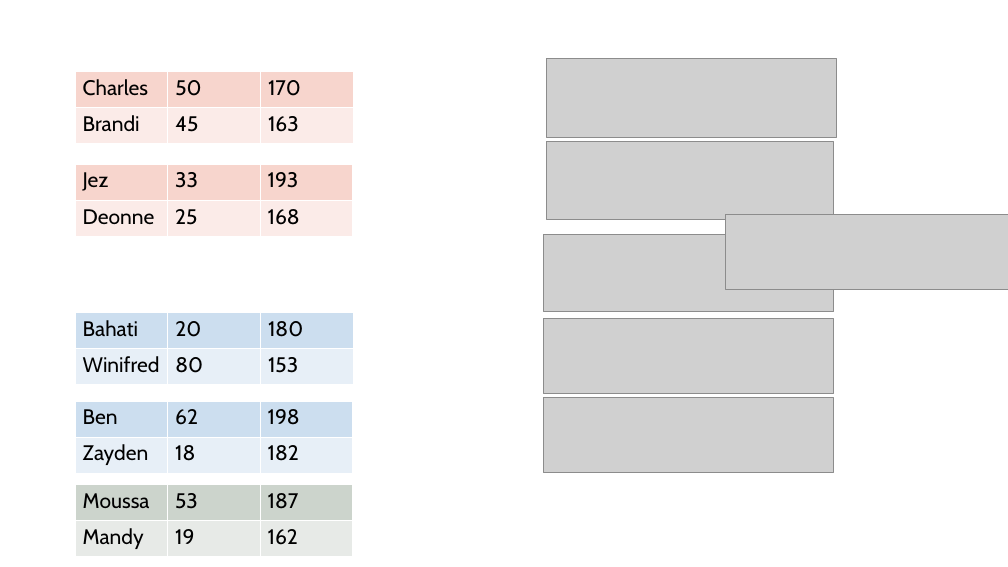
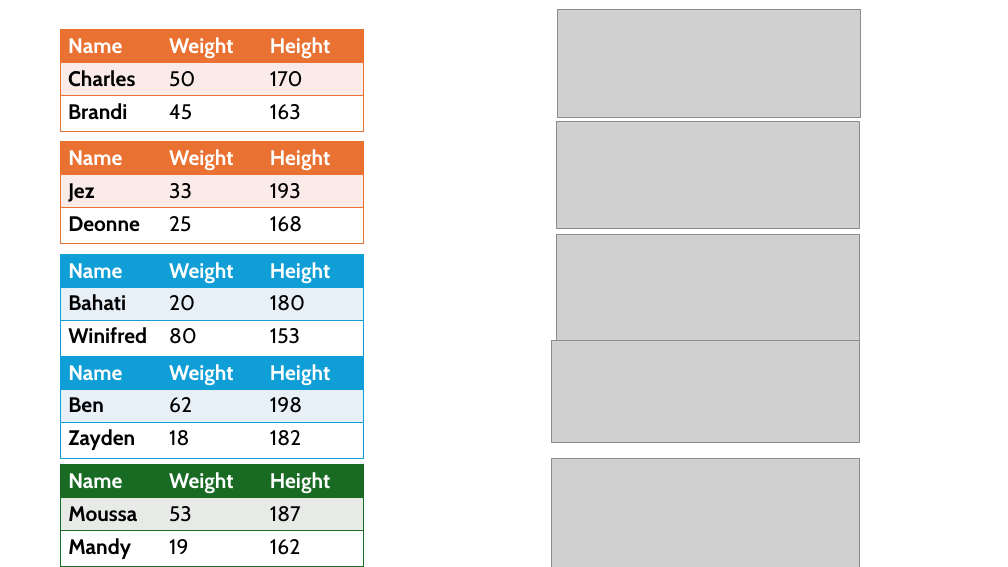
Before and after one commit to vantage6/vantage6-workshop, a slide deck: slide 12 of slides/chapter_1_PET_intro_pictures.pptx. Drawn at 1008x567 pixels with LibreOffice and Linux fonts; fonts in the diff are those of the drawing; grey boxes stand for pictures. Boxes give left, top, right and bottom in pixels: in the first picture for what was removed or moved away, otherwise in the second. Text is boxed around its words. In the diff, an @@ line names an element or a change of style, - is before the commit and + after.

Commit message:
Added slides

```diff
--- a/slides/chapter_1_PET_intro_pictures.pptx
+++ b/slides/chapter_1_PET_intro_pictures.pptx
@@ table at <box>60,29,362,132</box> @@
+row 1: Name | Weight | Height
@@ table: place and size @@
-table at <box>75,71,354,144</box>
+table at <box>60,29,362,132</box>
@@ picture added at <box>558,10,861,118</box> @@
@@ picture removed at <box>547,58,836,137</box> @@
@@ table at <box>60,141,362,243</box> @@
+row 1: Name | Weight | Height
@@ table: place and size @@
-table at <box>75,164,352,237</box>
+table at <box>60,141,362,243</box>
@@ picture: place and size @@
-picture at <box>547,142,834,219</box>
+picture at <box>557,122,860,228</box>
@@ picture: place and size @@
-picture at <box>544,234,834,312</box>
+picture at <box>557,234,860,340</box>
@@ picture removed at <box>725,215,1008,290</box> @@
@@ table at <box>60,254,362,356</box> @@
+row 1: Name | Weight | Height
@@ table: place and size @@
-table at <box>75,312,354,385</box>
+table at <box>60,254,362,356</box>
@@ picture removed at <box>544,318,833,394</box> @@
@@ table at <box>60,356,362,458</box> @@
+row 1: Name | Weight | Height
@@ table: place and size @@
-table at <box>75,401,352,473</box>
+table at <box>60,356,362,458</box>
@@ picture added at <box>552,340,860,442</box> @@
@@ picture removed at <box>544,397,833,473</box> @@
@@ table at <box>60,465,362,567</box> @@
+row 1: Name | Weight | Height
@@ table: place and size @@
-table at <box>75,485,352,557</box>
+table at <box>60,465,362,567</box>
@@ picture added at <box>552,458,860,567</box> @@
```
Also in this commit, not shown: 7 other slides changed, 2 slides added, 1 slide removed, 2 other files.
